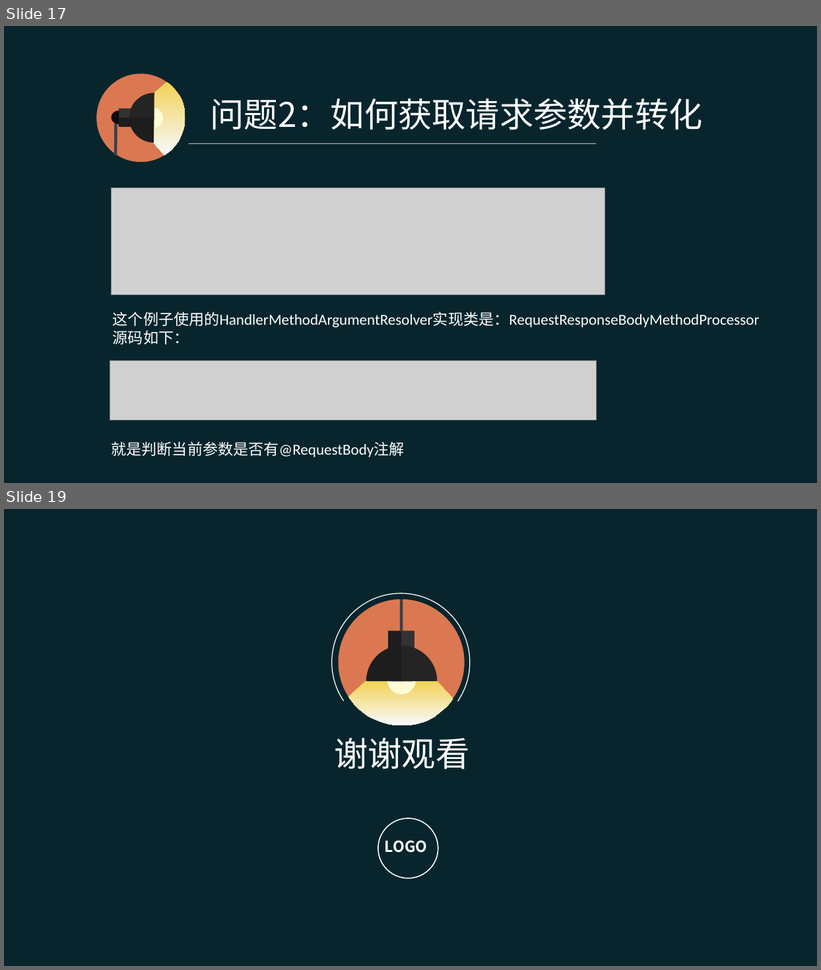
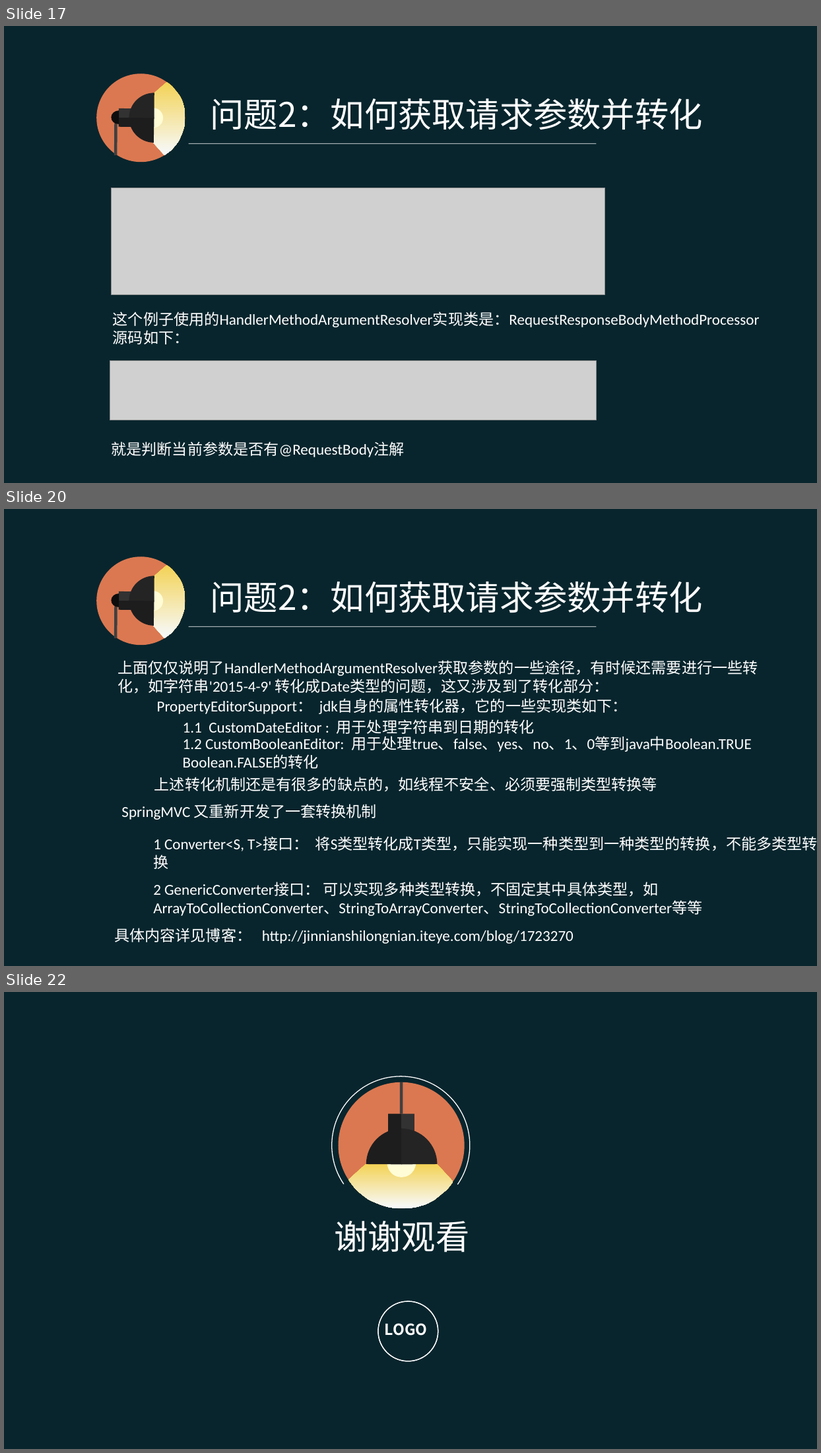
Before and after one commit to pingpangkuangmo/blog, a slide deck: 2015-4/SpringMVC的设计分享.ppt. Shown one above the other, each under a label of ours: slides 17 and 19 before the commit, slides 17, 20 and 22 after it; the slides between them are not shown. The pictures are 821x970 and 821x1453 pixels, drawn with LibreOffice and Linux fonts; fonts in the diff are those of the drawing; grey boxes stand for pictures. Boxes give left, top, right and bottom in pixels: in the first picture for what was removed or moved away, otherwise in the second. Text is boxed around its words. In the diff, an @@ line names an element or a change of style, - is before the commit and + after.

Commit message:
SpringMVC ppt进行中

```diff
--- a/2015-4/SpringMVC的设计分享.ppt
+++ b/2015-4/SpringMVC的设计分享.ppt
@@ slide 20 added at (4,509,817,966), background #08252D @@
@@ text added at (211,581,703,613), 40 pt, text #FFFFFF @@
+问题2：如何获取请求参数并转化
@@ group added at (96,556,186,646): 5 freeform shapes, 2 rectangles, 1 ellipse, 1 line @@
@@ line added from (189, 626) to (596, 626), #FFFFFF 0.51 pt @@
@@ text added at (118,660,758,694), 18 pt, text #FFFFFF @@
+上面仅仅说明了HandlerMethodArgumentResolver获取参数的一些途径，有时候还需要进行一些转化，如字符串'2015-4-9' 转化成Date类型的问题，这又涉及到了转化部分：
@@ text added at (157,698,628,714), 18 pt, text #FFFFFF @@
+PropertyEditorSupport： jdk自身的属性转化器，它的一些实现类如下：
@@ text added at (183,720,535,737), 18 pt, text #FFFFFF @@
+1.1 CustomDateEditor : 用于处理字符串到日期的转化
@@ text added at (183,736,752,769), 18 pt, text #FFFFFF @@
+1.2 CustomBooleanEditor: 用于处理true、false、yes、no、1、0等到java中Boolean.TRUE
+Boolean.FALSE的转化
@@ text added at (154,777,657,792), 18 pt, text #FFFFFF @@
+上述转化机制还是有很多的缺点的，如线程不安全、必须要强制类型转换等
@@ text added at (121,804,377,820), 18 pt, text #FFFFFF @@
+SpringMVC 又重新开发了一套转换机制
@@ text added at (153,836,817,869), 18 pt, text #FFFFFF @@
+1 Converter<S, T>接口： 将S类型转化成T类型，只能实现一种类型到一种类型的转换，不能多类型转换
@@ text added at (153,882,702,916), 18 pt, text #FFFFFF @@
+2 GenericConverter接口： 可以实现多种类型转换，不固定其中具体类型，如 ArrayToCollectionConverter、StringToArrayConverter、StringToCollectionConverter等等
@@ text added at (114,928,574,944), 18 pt, text #FFFFFF @@
+具体内容详见博客： http://jinnianshilongnian.iteye.com/blog/1723270
@@ what was slide 19 is now slide 22 @@
```
Also in this commit, not shown: 1 slide changed, 2 other slides added.
